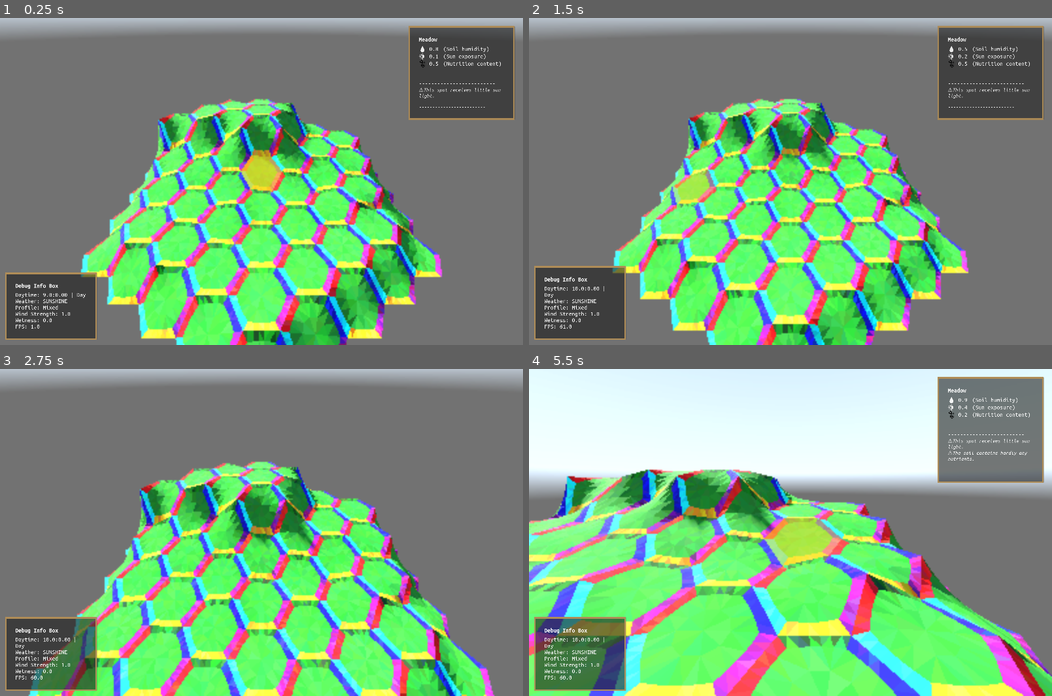
Above: before the commit, frames 1-4 (two rows, left to right).
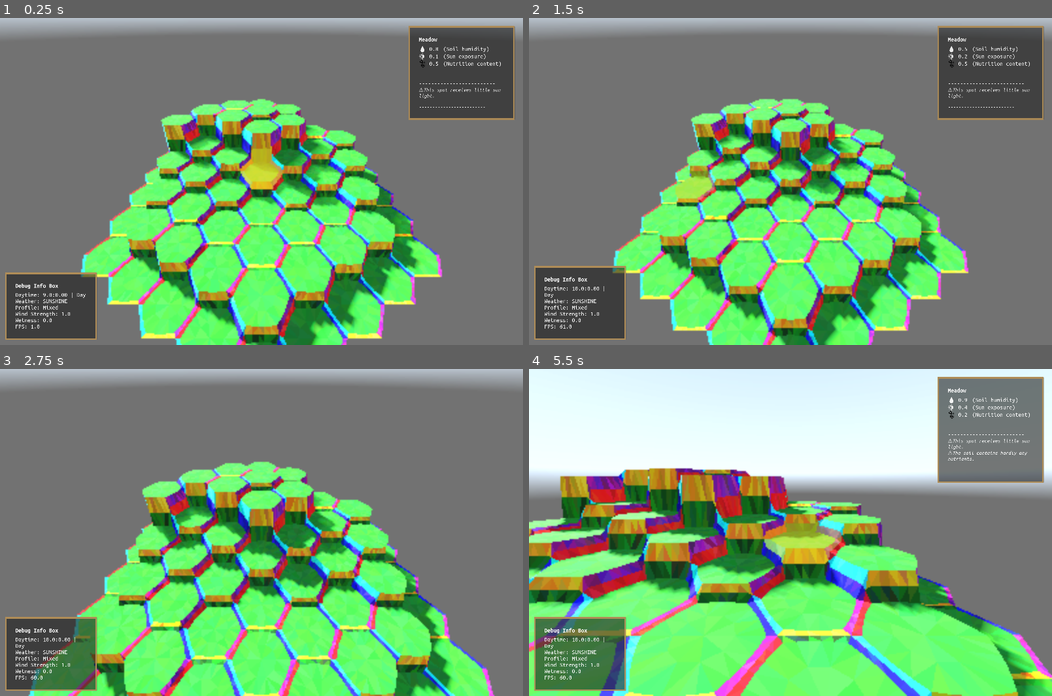
Above: after the commit, the same moments.

Repository: vincentwoelfer/hex
Game: Godot game, scene res://scenes/dev/MapGeneration.tscn
The game is run twice, just before and just after one commit, with the same random seed, the same clock (stepped at 60 frames per second) and the same inputs. A sky picture missing from this copy of the repository is replaced by a grey-blue gradient.
Inputs (mouse positions are in pixels of both pictures, inside the frame that each line leads up to):
- Up to frame 1 (0.25 s): no input
- Up to frame 2 (1.5 s): tap Enter at 0.5 s; move the mouse to (905, 165) at 0.52 s; hold Shift (hold_speed_up_time) 0.53-1.28 s; hold Space (advance_world_time_one_step) 0.53-1.28 s; move the mouse to (685, 197) at 1.27 s; tap S (move_cam_backward) at 1.35 s
- Up to frame 3 (2.75 s): move the mouse to (313, 460) at 2.02 s; hold Shift (hold_speed_up_time) from 2.03 s (still down); hold W (move_cam_forward) from 2.03 s (still down)
- Up to frame 4 (5.5 s): move the mouse to (764, 597) at 2.77 s; release W (move_cam_forward) at 2.78 s; tap A (move_cam_left) at 2.85 s; move the mouse to (947, 581) at 3.52 s; release Shift (hold_speed_up_time) at 3.53 s; hold D (move_cam_right) 3.53-4.28 s; move the mouse to (633, 483) at 4.27 s; tap 3 (randomize_selected_tile) at 4.35 s; move the mouse to (816, 532) at 5.02 s; hold F (rotate_cam_down) from 5.03 s (still down)

The runs differ from the first frame. In frame 1, 23% of the frame differs, in the area x 16-85%, y 24-100%; in frame 2, 23%; in frame 3, 24%; in frame 4, 34%, in the area x 0-100%, y 30-100%.

Commit message:
Changes stuff. ToDo dont use corner as anchor for interpolation

Diff:
--- a/dev-utility/HexConstModifier.gd
+++ b/dev-utility/HexConstModifier.gd
@@ -51,6 +51,14 @@
 		HexConst.smooth_height_factor = value
 		EventBus.emit_signal("Signal_HexConstChanged")
 
+
+@export_range(0, 20, 1) var trans_type_max_height_diff: int = HexConst.trans_type_max_height_diff:
+	set(value):
+		trans_type_max_height_diff = value
+		HexConst.trans_type_max_height_diff = value
+		EventBus.emit_signal("Signal_HexConstChanged")
+
+
 @export_range(0, 100.0, 1.0) var grass_density: float = HexConst.grass_density:
 	set(value):
 		grass_density = value
--- a/scenes/dev/MapGeneration.tscn
+++ b/scenes/dev/MapGeneration.tscn
@@ -18,13 +18,14 @@
 
 [node name="HexConstModifier" parent="." instance=ExtResource("12_e2267")]
 outer_radius = 4.0
-inner_radius = 3.0
+inner_radius = 3.4
 height = 0.5
-transition_height_factor = 1.0
+transition_height_factor = 0.5
 core_circle_smooth_strength = 0.35
 extra_verts_per_side = 4
 extra_verts_per_center = 11
-smooth_height_factor = 1.0
+smooth_height_factor = 0.0
+trans_type_max_height_diff = 12
 grass_density = 10.0
 
 [node name="WorldEnvironment" type="WorldEnvironment" parent="."]
--- a/src/autoload/HexConst.gd
+++ b/src/autoload/HexConst.gd
@@ -34,6 +34,9 @@
 
 # Interpolation for vertex height between 0 / border height and Barycentric Coords
 var smooth_height_factor := 1.0
+
+
+var trans_type_max_height_diff := 4
 
 
 # NOT HEX CONST - here for editing in edior and hex-geom regeneration triggering
--- a/src/autoload/MapManager.gd
+++ b/src/autoload/MapManager.gd
@@ -15,6 +15,33 @@
 # 12 for most performance tests in the past
 
 var map: HexMap = HexMap.new()
+
+
+func get_hex_transitions(hex_pos: HexPos) -> Array[HexTileTransition]:
+	assert(map.get_hex(hex_pos) != null)
+
+	var own_height := map.get_hex(hex_pos).height
+
+	var transitions: Array[HexTileTransition] = []
+	for dir in range(6):
+		var adj: HexTile = map.get_hex(hex_pos.get_neighbor(dir))
+		var height_other: int
+		var type : HexTileTransition.Type
+
+		if adj != null:
+			height_other = adj.height
+			if abs(height_other - own_height) >= HexConst.trans_type_max_height_diff:
+				type = HexTileTransition.Type.SHARP
+			else:
+				type = HexTileTransition.Type.SMOOTH
+
+		else:
+			# If neighbour does not exists set height to same as own tile and mark transition
+			height_other = own_height
+			type = HexTileTransition.Type.INVALID
+
+		transitions.push_back(HexTileTransition.new(height_other, type))
+	return transitions
 
 
 func get_all_hex_coordinates(N: int) -> Array[HexPos]:
--- a/src/tile/HexGeometry.gd
+++ b/src/tile/HexGeometry.gd
@@ -24,9 +24,11 @@
 	self.transitions = transitions_
 
 
-func get_corner(i: int) -> Vector3:
-	var corner_vertex_index := i * HexConst.total_verts_per_side()
-	return verts_outer[corner_vertex_index]
+func get_corner_vertex(i: int) -> Vector3:
+	return verts_outer[get_corner_index(i)]
+
+func get_corner_index(i: int) -> int:
+	return i * HexConst.total_verts_per_side()
 
 
 func generate() -> void:
@@ -96,126 +98,51 @@
 
 func getInterpolatedHeightInside(p: Vector3) -> float:
 	var weights := computeBarycentricWeightsForInsidePoint(p)
-	var h: float = 0
-	for i in range(6):
-		h += weights[i] * get_corner(i).y
+	var h: float = 0.0
+	for i in range(6):
+		h += weights[i] * get_corner_vertex(i).y * getCornerWeightsAccordingToTransitionTypes(i)
 
 	return h
 
 
-func computeBarycentricWeightsForInsidePoint(p_3d: Vector3) -> Array[float]:
-	# See http://www.geometry.caltech.edu/pubs/MHBD02.pdf
-
-	var p := Util.toVec2(p_3d)
-	var weights: Array[float]
-	var weight_sum: float = 0
-	var on_border := false
-
-	for i in range(6):
-		var w: float
-		var prev := (i - 1 + 6) % 6
-		var next := (i + 1) % 6
-		var corner_i := Util.toVec2(get_corner(i))
-		var corner_prev := Util.toVec2(get_corner(prev))
-		var corner_next := Util.toVec2(get_corner(next))
-
-		# TODO maybe remove this code if its slow and not needed!
-
-		# Check if p is very close to one of the hexagon border segments for this corner i
-		if is_point_near_line_segment(p, corner_prev, corner_i):
-			var t := compute_t_on_line_segment(p, corner_prev, corner_i)
-			w = t * 100
-			on_border = true
-
-		elif is_point_near_line_segment(p, corner_i, corner_next):
-			var t := compute_t_on_line_segment(p, corner_next, corner_i)
-			w = t * 100
-			on_border = true
-
-		else:
-			var tan1 := cotangent(p, corner_i, corner_prev)
-			var tan2 := cotangent(p, corner_i, corner_next)
-			w = (tan1 + tan2) / (p - corner_i).length_squared()
-
-		weights.push_back(w)
-		weight_sum += w
-
-	# Normalize weights
-	for i in range(6):
-		if on_border and weights[i] < 0.5:
-			weight_sum -= weights[i]
-			weights[i] = 0.0
-
-		weights[i] /= weight_sum
-
-	return weights
-
-
-func getCornerHeight(trans: Array[HexTileTransition]) -> float:
-	var corner_height: int = 0
-
-	# Create sorted heights array
-	var h: Array[int] = [self.height, trans[0].height_other, trans[1].height_other]
-	h.sort()
-
-	# Check for special case where one adjacent is not valid (map border).
-	# If two are not valid all are set to own height and this is handled by the default case
-	var num_invalid: int = trans.reduce(func(accum: int, elem: HexTileTransition, ) -> int: return accum + 1 if elem.type == 'invalid' else accum, 0)
-
-	if num_invalid == 1:
-		var trans_height := 0
-		if trans[0].type != 'invalid':
-			trans_height = trans[0].height_other
-		else:
-			trans_height = trans[1].height_other
-
-		var y: float = HexConst.transition_height(trans_height - self.height)
-		return y
-	else:
-		var y: float
-		# All three same
-		if h[0] == h[1] and h[1] == h[2]:
-			corner_height = h[0]
-			# Dont use transition_height here, directly compute height of the neighbouring cell (or own if h=0)
-			# Normalize relative to own height
-			y = (corner_height - self.height) * HexConst.height
-
-		# Two are same -> use the two
-		elif h[0] == h[1] or h[0] == h[2] or h[1] == h[2]:
-			# Use transition height here but compute between own and "the other".
-			# It doesnt matter if this cell and one other cell are the same or if both others are the same and this is the odd one
-			# We want the height which is not equal to our own height!
-			var other_height: float
-			if self.height != h[0]:
-				other_height = h[0]
-			elif self.height != h[1]:
-				other_height = h[1]
-			else:
-				other_height = h[2]
-
-			# Normalize relative to own height
-			y = HexConst.transition_height(other_height - self.height)
-
-		# All different -> use middle one
-		else:
-			corner_height = h[1]
-			# Normalize relative to own height
-			# Dont use transition_height here, directly compute height of the neighbouring cell (or own if h=0)
-			y = (corner_height - self.height) * HexConst.height
-
-		return y
+func getCornerWeightsAccordingToTransitionTypes(corner_index: int) -> float:
+	# Get both transitions
+	var trans: Array[HexTileTransition] = [transitions[(corner_index - 1 + 6) % 6], transitions[corner_index]]
+
+	# Average transition types
+	return (trans[0].get_weight() + trans[1].get_weight()) / 2.0
+
+
+# Computes the height of the corner vertex bordering these two transitions.
+# Relative = already as float and minus own height -> as vertex coordinates
+func getCornerVertexHeight(trans: Array[HexTileTransition]) -> float:
+	# Add transitions to array
+	var heights: Array[int] = [self.height]
+	for t in trans:
+		if t.type != HexTileTransition.Type.INVALID:
+			heights.append(t.height_other)
+
+	var accum := 0.0
+
+	for h in heights:
+		accum += h
+	var avg := accum / heights.size()
+
+	var final_height := (avg - self.height) * HexConst.height
+
+	#var final_height := HexConst.transition_height(avg - self.height)
+
+	return final_height
 
 
 func modifyOuterVertexHeights() -> void:
 	# For each CORNER: Adjust vertices according to both adjacent tiles
 	for i in range(6):
-		var corner_vertex_index := i * HexConst.total_verts_per_side()
-
-		# Get both transitions  and create sorted heights array
+		# Get both transitions and create sorted heights array
 		var trans: Array[HexTileTransition] = [transitions[(i - 1 + 6) % 6], transitions[i]]
 
 		# Actually set height
-		verts_outer[corner_vertex_index].y = getCornerHeight(trans)
+		verts_outer[get_corner_index(i)].y = getCornerVertexHeight(trans)
 
 
 	# For each DIRECTION: Adjust height of outer vertices according do adjacent tiles.
@@ -225,8 +152,8 @@
 		var y: float = HexConst.transition_height(transitions[i].height_other - self.height)
 
 		# +1 to ommit corners
-		var start := i * HexConst.total_verts_per_side() + 1
-		var end := (i + 1) * HexConst.total_verts_per_side()
+		var start := get_corner_index(i) + 1
+		var end := get_corner_index(i + 1)
 
 		for x in range(start, end):
 			verts_outer[x].y = y
@@ -308,6 +235,53 @@
 	return tris
 
 
+func computeBarycentricWeightsForInsidePoint(p_3d: Vector3) -> Array[float]:
+	# See http://www.geometry.caltech.edu/pubs/MHBD02.pdf
+
+	var p := Util.toVec2(p_3d)
+	var weights: Array[float]
+	var weight_sum: float = 0
+	var on_border := false
+
+	for i in range(6):
+		var w: float
+		var prev := (i - 1 + 6) % 6
+		var next := (i + 1) % 6
+		var corner_i := Util.toVec2(get_corner_vertex(i))
+		var corner_prev := Util.toVec2(get_corner_vertex(prev))
+		var corner_next := Util.toVec2(get_corner_vertex(next))
+
+		# TODO maybe remove this code if its slow and not needed!
+		# Check if p is very close to one of the hexagon border segments for this corner i
+		if is_point_near_line_segment(p, corner_prev, corner_i):
+			var t := compute_t_on_line_segment(p, corner_prev, corner_i)
+			w = t * 100
+			on_border = true
+
+		elif is_point_near_line_segment(p, corner_i, corner_next):
+			var t := compute_t_on_line_segment(p, corner_next, corner_i)
+			w = t * 100
+			on_border = true
+
+		else:
+			var tan1 := cotangent(p, corner_i, corner_prev)
+			var tan2 := cotangent(p, corner_i, corner_next)
+			w = (tan1 + tan2) / (p - corner_i).length_squared()
+
+		weights.push_back(w)
+		weight_sum += w
+
+	# Normalize weights
+	for i in range(6):
+		if on_border and weights[i] < 0.5:
+			weight_sum -= weights[i]
+			weights[i] = 0.0
+
+		weights[i] /= weight_sum
+
+	return weights
+
+
 func doesVertsInnerTrianglePointsInwards(i1: int, i2: int, i3: int) -> bool:
 	var size := verts_inner.size()
 	var indices: Array[int] = [i1, i2, i3]
--- a/src/tile/HexTile.gd
+++ b/src/tile/HexTile.gd
@@ -71,7 +71,7 @@
 		rocks.free()
 
 	# Add geometry - Get relevant parameters from Map (read-only)
-	geometry = HexGeometry.new(self.height, get_hex_transitions())
+	geometry = HexGeometry.new(self.height, MapManager.get_hex_transitions(self.hexpos))
 	geometry.generate()
 	terrainMesh = MeshInstance3D.new()
 	terrainMesh.name = "terrain"
@@ -100,26 +100,6 @@
 				rocks.material_override = ROCKS_MATERIAL
 				rocks.mesh = rocksMesh
 				add_child(rocks, true)
-
-
-func get_hex_transitions() -> Array[HexTileTransition]:
-	var transitions: Array[HexTileTransition] = []
-	for dir in range(6):
-		var tile: HexTile = MapManager.map.get_hex(self.hexpos.get_neighbor(dir))
-		var height_other: int
-		var descr := ""
-
-		if tile != null:
-			height_other = tile.height
-			descr = ""
-
-		else:
-			# If neighbour does not exists set height to same as own tile and mark transition
-			height_other = self.height
-			descr = 'invalid'
-
-		transitions.push_back(HexTileTransition.new(height_other, descr))
-	return transitions
 
 
 func addRocks(sampler: PolygonSurfaceSampler) -> ArrayMesh:
--- a/src/tile/HexTileTransition.gd
+++ b/src/tile/HexTileTransition.gd
@@ -2,8 +2,20 @@
 class_name HexTileTransition
 
 var height_other: int
-var type: String # unused for now
+var type: Type
 
-func _init(height_other_: int, type_: String) -> void:
+enum Type {INVALID, SHARP, SMOOTH}
+
+func _init(height_other_: int, type_: Type) -> void:
     self.height_other = height_other_
     self.type = type_
+
+
+func get_weight() -> float:
+    match type:
+        Type.SHARP:
+            return 0.0
+        Type.SMOOTH:
+            return 1.0
+        _:
+            return 0.0
